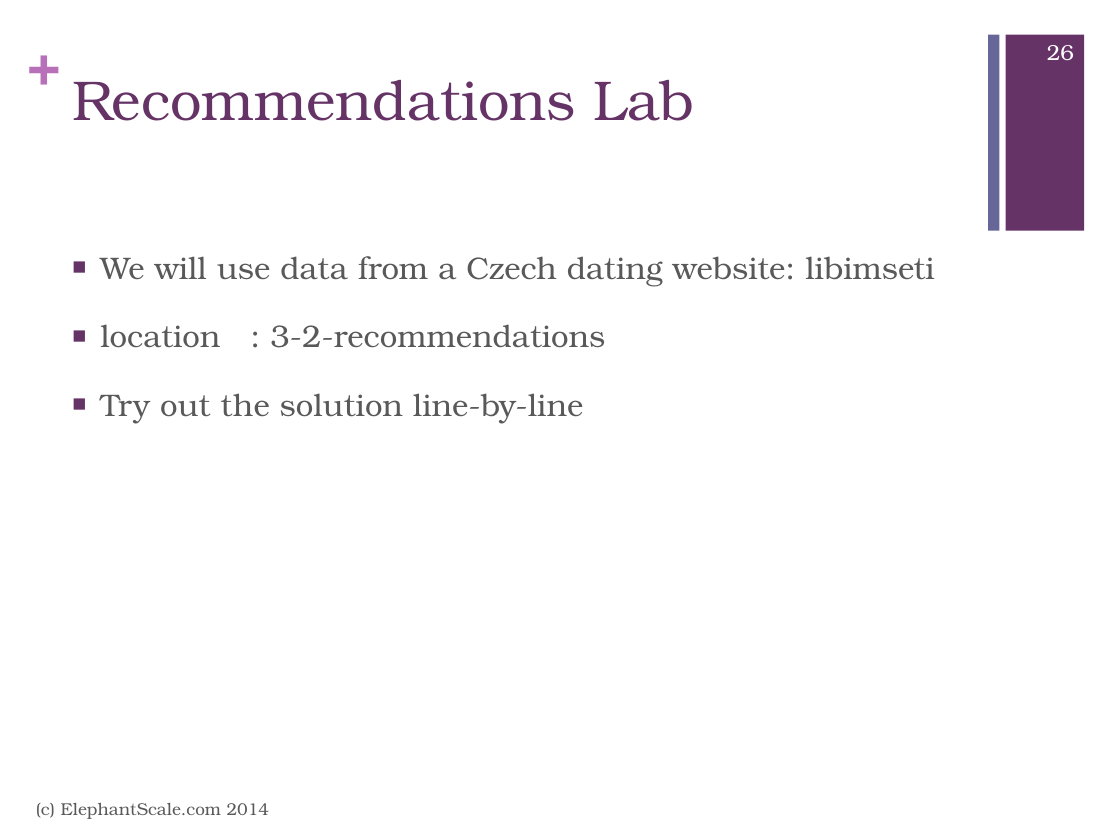
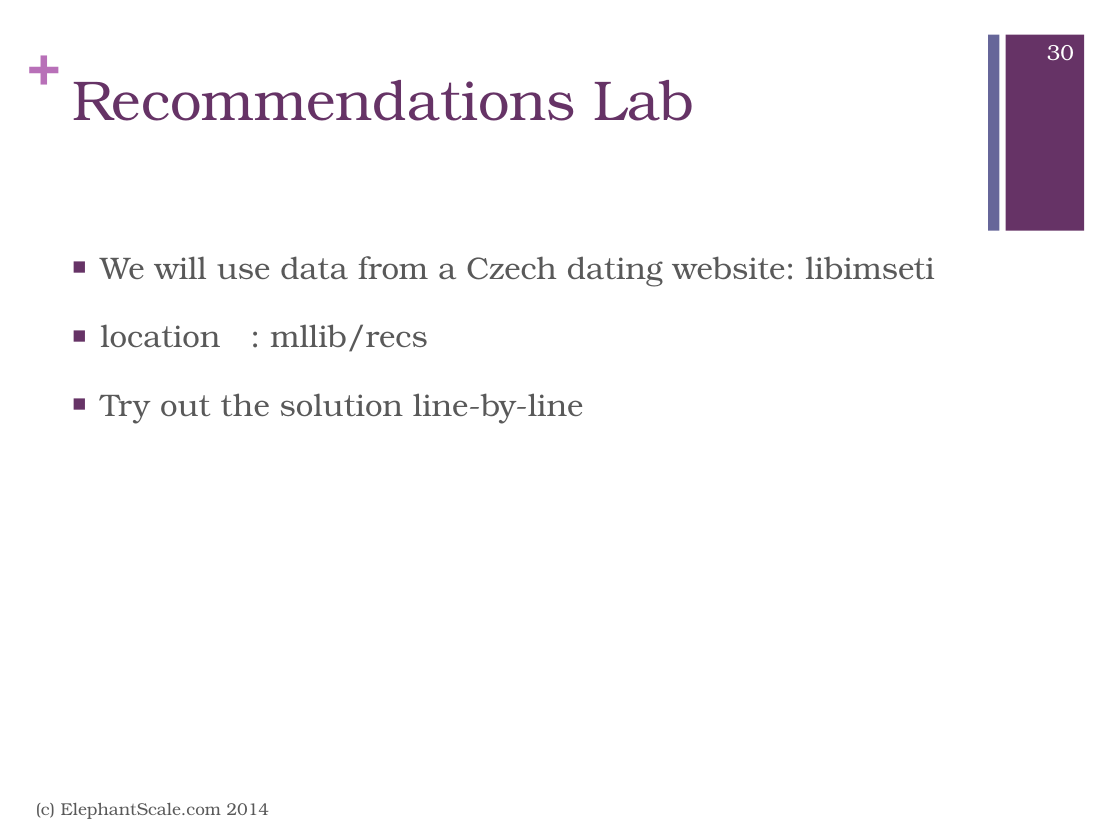
Before and after one commit to mattvinks/spark-labs, a slide deck: slide 30 of slides/MLLib.pptx (slide 26 before the commit). Drawn at 1120x840 pixels with LibreOffice and Linux fonts; fonts in the diff are those of the drawing. Boxes give left, top, right and bottom in pixels: in the first picture for what was removed or moved away, otherwise in the second. Text is boxed around its words. In the diff, an @@ line names an element or a change of style, - is before the commit and + after.

Commit message:
Made some small changes to MLLib slides.

```diff
--- a/slides/MLLib.pptx
+++ b/slides/MLLib.pptx
@@ page number at (x1=1047, y1=45, x2=1074, y2=61): text changed @@
-26
+30
@@ text at (x1=100, y1=324, x2=427, y2=352): text changed @@
-■ location : 3-2-recommendations
+■ location : mllib/recs
```
Also in this commit, not shown: 4 other slides changed, 3 slides added.
